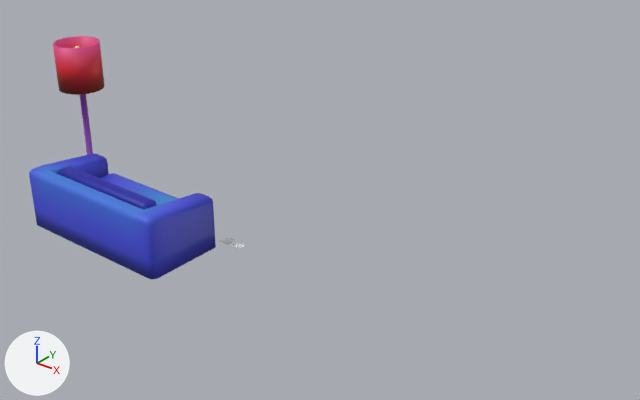
An edit to the Blender file Assets/Models/EyeForcz-models.blend, drawn before and after from the same camera.
Before and after are seen from a 50 mm camera at (82.1, -91.7, 69.7) aimed at (5.5, 4.1, 10.3). The axes (+X, +Y, +Z) are drawn at lower left. The lights are the same throughout.

Objects in the first picture: 'Sphere', 'referenceCouch'.
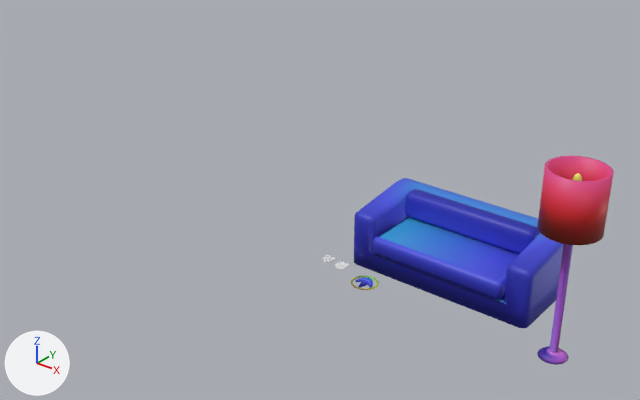
Commit message: added boost icon

Changed parts and their boxes [x1, y1, x2, y2] in the pictures (640 x 400 px):
'referenceCouch', moved, turned: before [29, 154, 216, 279]; after [354, 178, 564, 328]
'Sphere', moved, turned: before [53, 36, 104, 155]; after [537, 156, 614, 365]
'boost-icon', added: after [351, 276, 379, 290]

Diff of the bpy script that builds the scene:
```diff
--- a/Assets/Models/EyeForcz-models.blend.py
+++ b/Assets/Models/EyeForcz-models.blend.py
@@ me_torus_001 @@
+me_torus_001.from_pydata(...)  # 3557 vertices, 3514 faces; spans x -2.12..2.12, y -2.12..2.12, z -0.56..0.56
+me_torus_001.materials.append(mat_gradientmap_001)  # picture img_gradient_map_png_001
@@ ob_sphere @@
 ob_sphere = bpy.data.objects.new('Sphere', me_sphere)
-ob_sphere.location = (-45.6, 0.0, 0.0)
+ob_sphere.location = (45.7, 3.2, 0.0)
+ob_sphere.rotation_euler = (0.0, 0.0, -3.142)  # degrees (0, 0, -180)
@@ ob_referencecouch @@
 ob_referencecouch = bpy.data.objects.new('referenceCouch', me_cube_002)
-ob_referencecouch.location = (-25.0, -10.0, 0.0)
+ob_referencecouch.location = (25.1, 13.2, 0.0)
+ob_referencecouch.rotation_euler = (0.0, 0.0, -3.142)  # degrees (0, 0, -180)
@@ ob_boost_icon @@
+ob_boost_icon = bpy.data.objects.new('boost-icon', me_torus_001)
+ob_boost_icon.location = (15.4, 2.6, 0.0)
```
